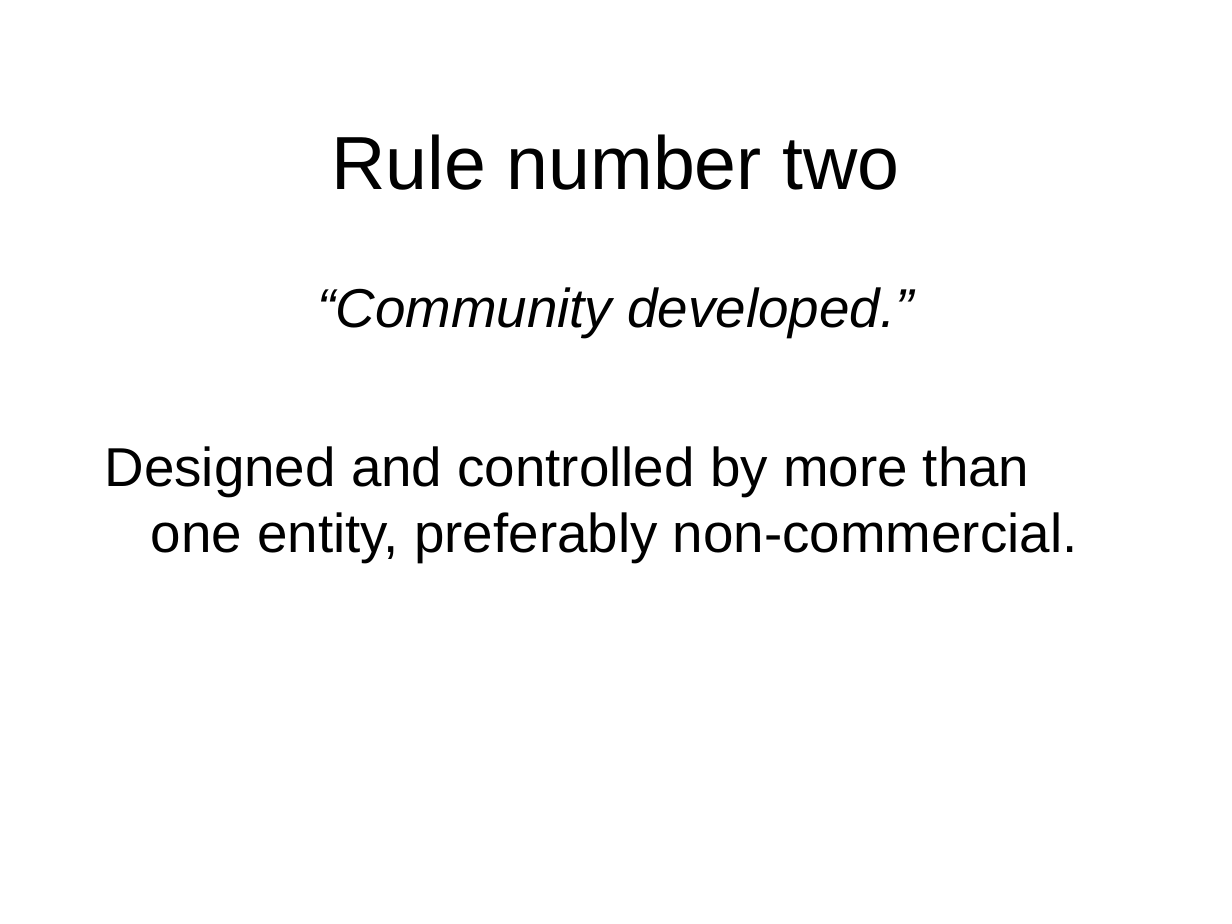
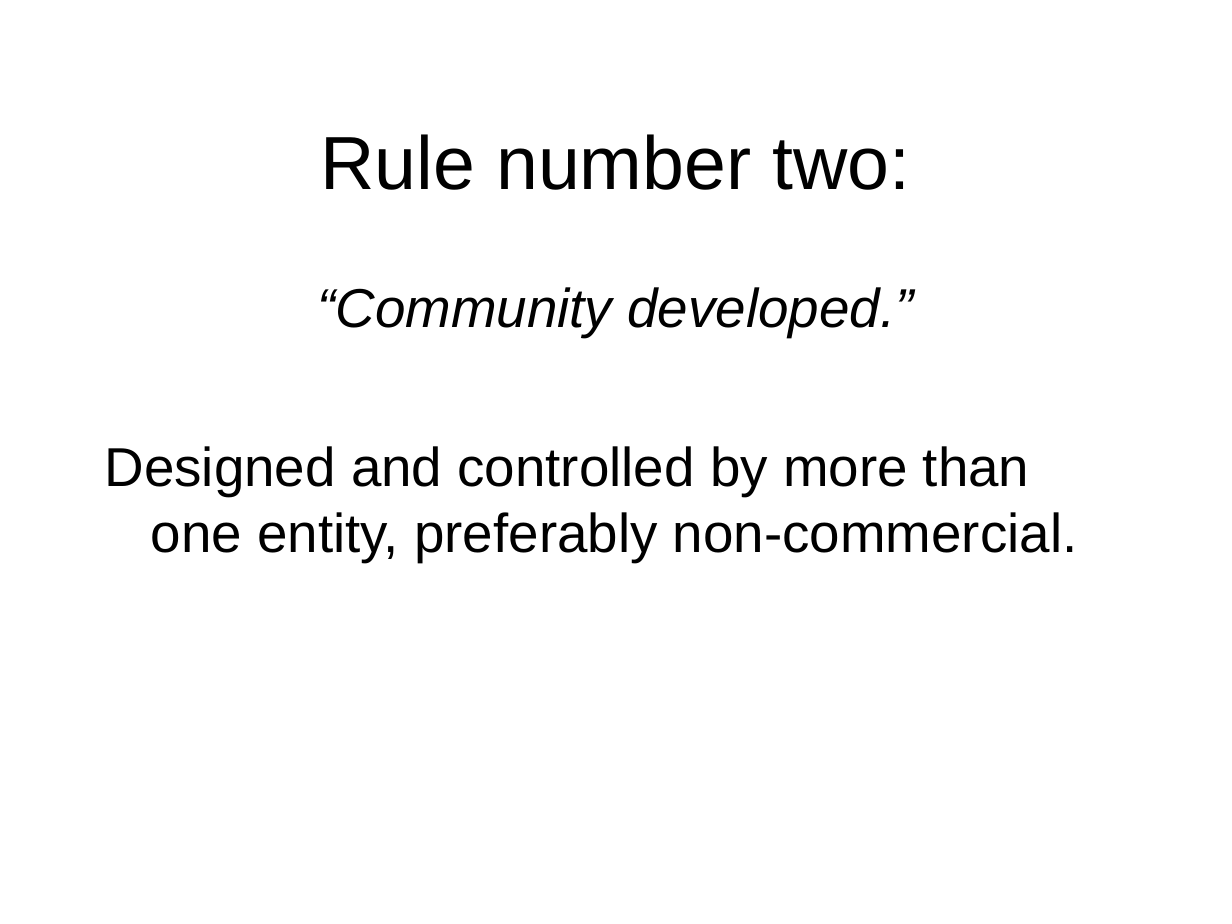
Before and after one commit to toneill/naa, a slide deck: slide 30 of doco/digital-preservation-chris-smart.odp. Drawn at 1232x924 pixels with LibreOffice and Linux fonts; fonts in the diff are those of the drawing; background and template pictures are left out. Boxes give left, top, right and bottom in pixels: in the first picture for what was removed or moved away, otherwise in the second. Text is boxed around its words. In the diff, an @@ line names an element or a change of style, - is before the commit and + after.

```diff
--- a/doco/digital-preservation-chris-smart.odp
+++ b/doco/digital-preservation-chris-smart.odp
@@ title at [321,134,910,190]: text changed @@
-Rule number two
+Rule number two:
```
Also in this commit, not shown: 8 other slides changed, 6 slides added, 1 slide removed.
